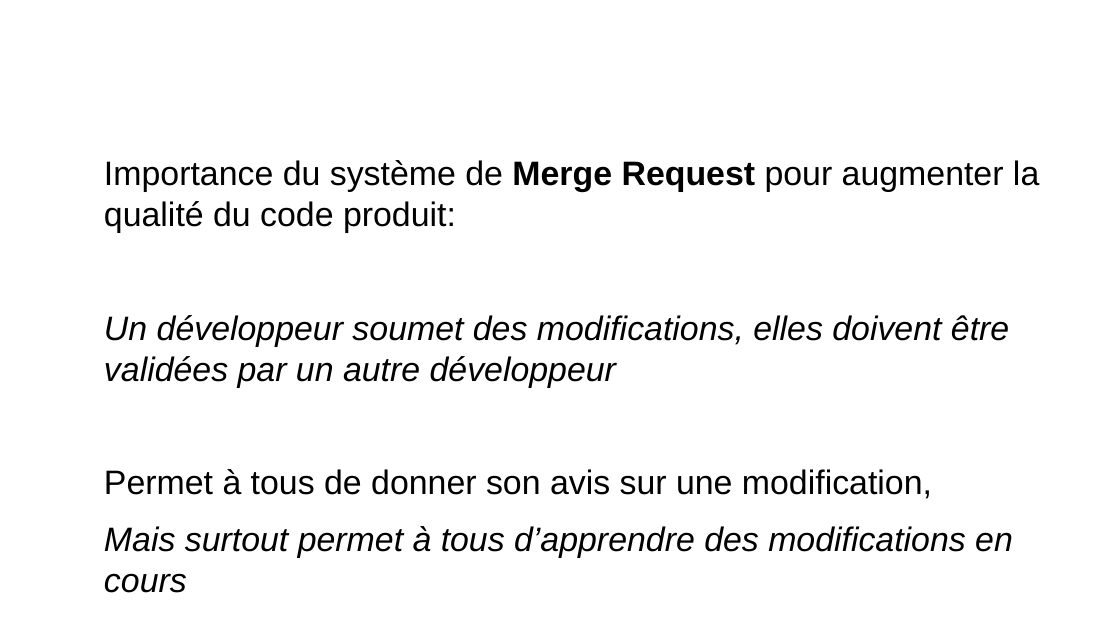
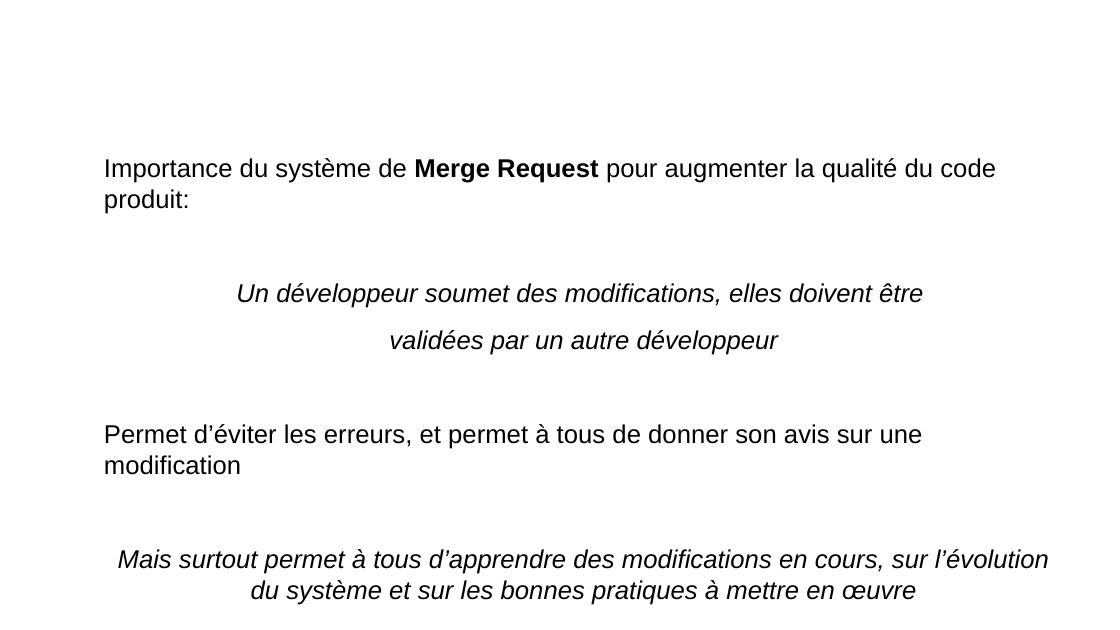
Before and after one commit to remipassmoilesel/ci-cd-plan, a slide deck: slide 14 of ci-cd-plan.odp (slide 13 before the commit). Drawn at 1120x630 pixels with LibreOffice and Linux fonts; fonts in the diff are those of the drawing; background and template pictures are left out. Boxes give left, top, right and bottom in pixels: in the first picture for what was removed or moved away, otherwise in the second. Text is boxed around its words. In the diff, an @@ line names an element or a change of style, - is before the commit and + after.

```diff
--- a/ci-cd-plan.odp
+++ b/ci-cd-plan.odp
@@ text at box(104, 158, 996, 214): size 24.1 to 18.2 pt in "Importance du système de Merge Request pour ..." @@
@@ text at box(104, 283, 1049, 605): text changed; size 24.1 to 18.2 pt @@
-Un développeur soumet des modifications, elles doivent être validées par un autre développeur
-Permet à tous de donner son avis sur une modification,
-Mais surtout permet à tous d’apprendre des modifications en cours
+Un développeur soumet des modifications, elles doivent être
+validées par un autre développeur
+Permet d’éviter les erreurs, et permet à tous de donner son avis sur une modification
+Mais surtout permet à tous d’apprendre des modifications en cours, sur l’évolution du système et sur les bonnes pratiques à mettre en œuvre
```
Also in this commit, not shown: 17 other slides changed, 3 slides added, 1 slide removed, 2 other files.
